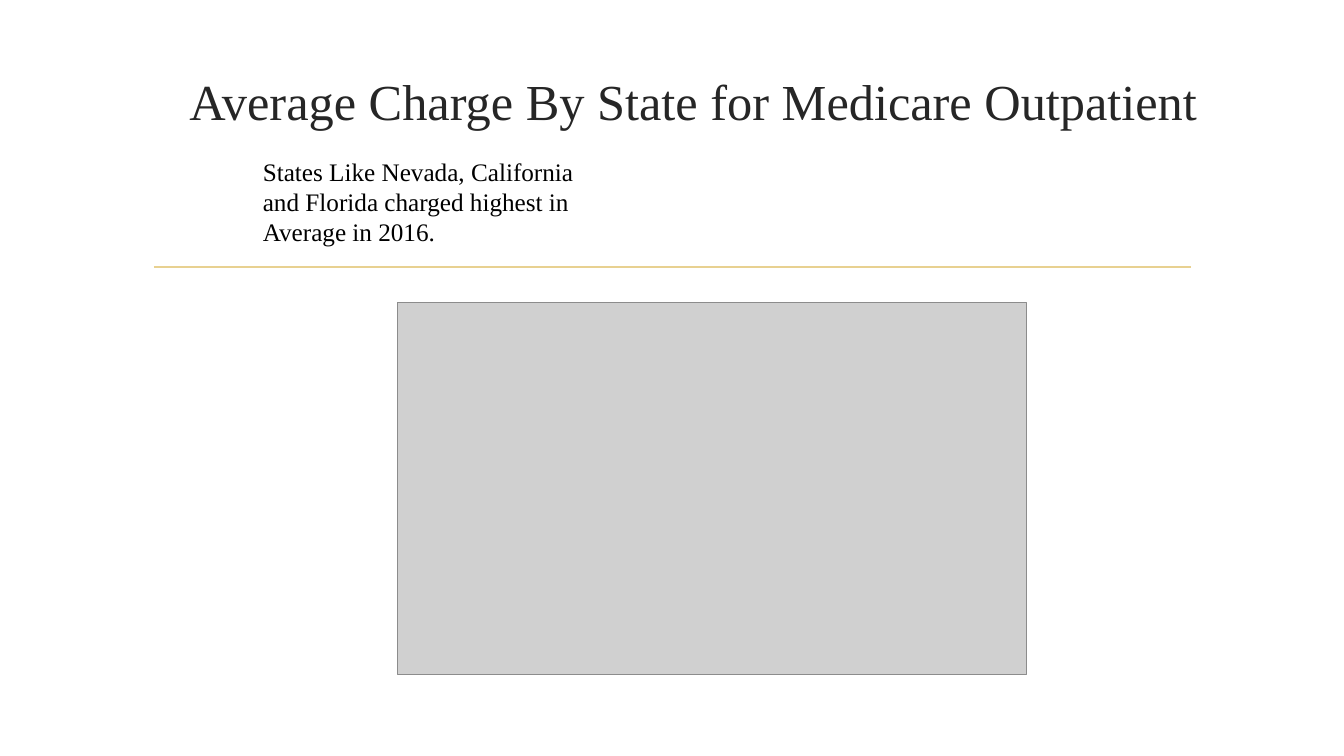
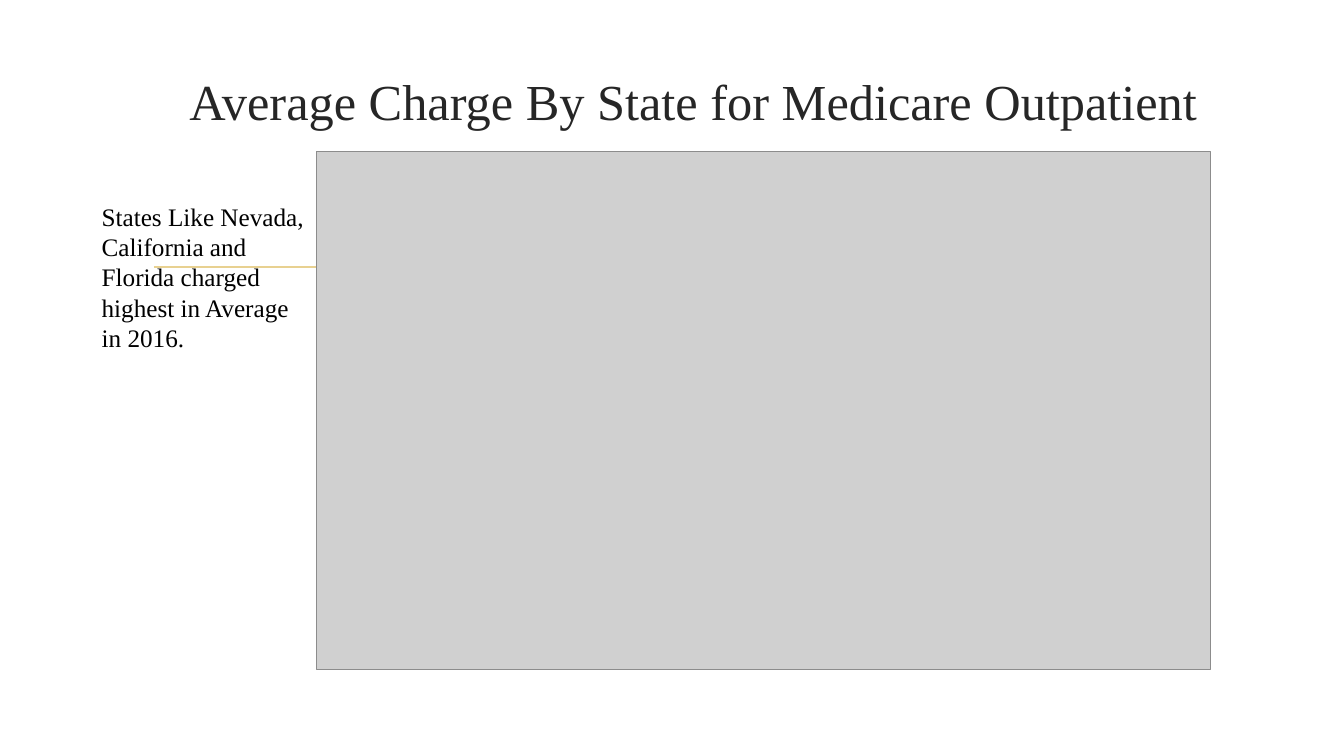
Before and after one commit to asidamo/Variations_In_Hospital_Charges_In_USA, a slide deck: slide 10 of Capstone Presentation.pptx (slide 9 before the commit). Drawn at 1344x756 pixels with LibreOffice and Linux fonts; fonts in the diff are those of the drawing; grey boxes stand for pictures; background and template pictures are left out. Boxes give left, top, right and bottom in pixels: in the first picture for what was removed or moved away, otherwise in the second. Text is boxed around its words. In the diff, an @@ line names an element or a change of style, - is before the commit and + after.

```diff
--- a/Capstone Presentation.pptx
+++ b/Capstone Presentation.pptx
@@ picture resized from (x1=398, y1=302, x2=1027, y2=675) to (x1=317, y1=151, x2=1210, y2=669) @@
@@ text "States Like Nevada, California and ..." rewrapped from (x1=263, y1=163, x2=573, y2=247) to (x1=102, y1=208, x2=303, y2=348) @@
```
Also in this commit, not shown: 13 other slides changed, 1 slide added, 3 slides removed, 1 other file.
